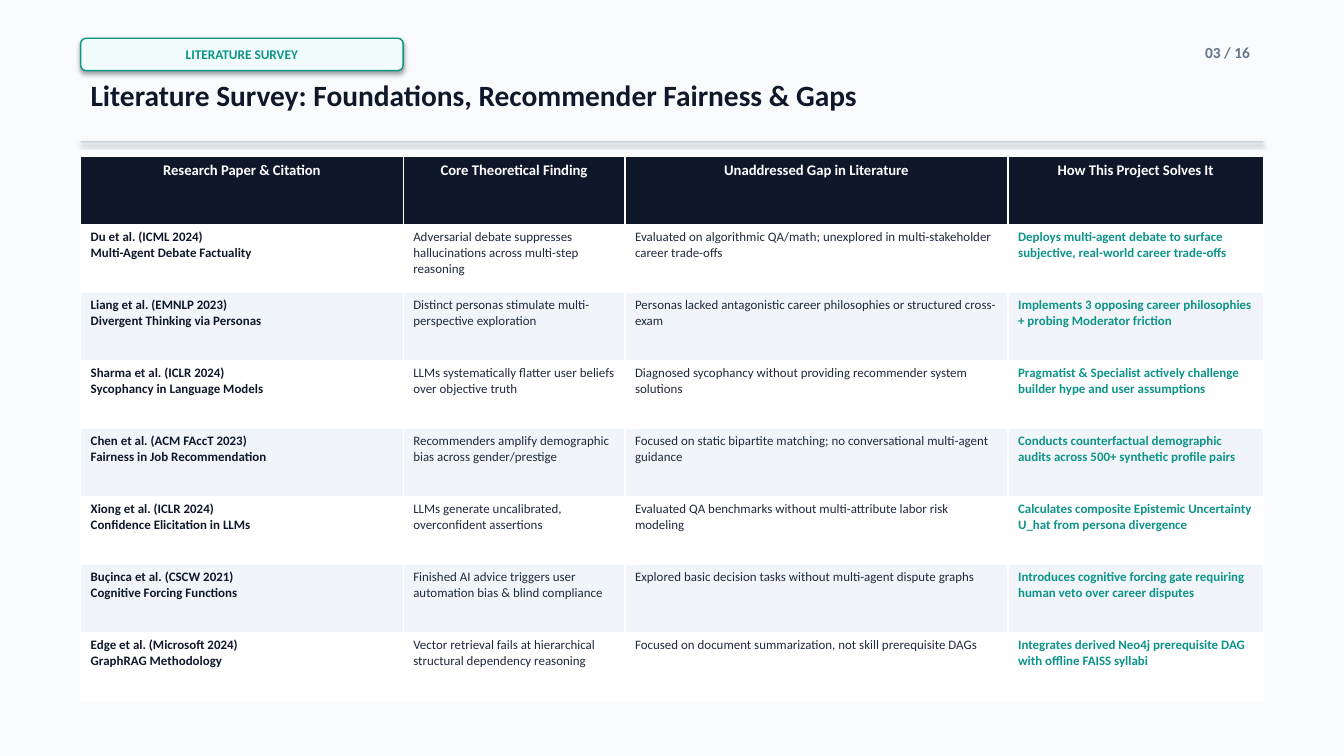
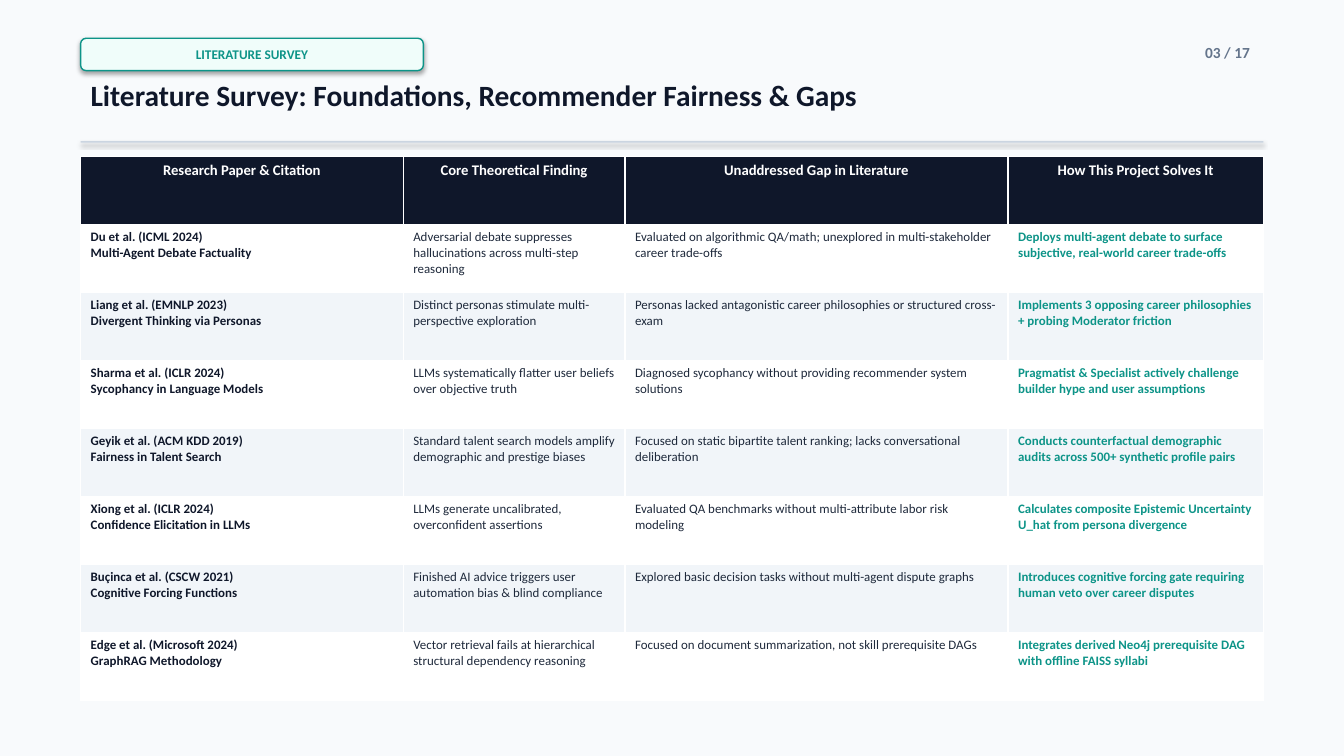
Before and after one commit to parth2024-tech/rai-project, a slide deck: slide 3 of Final_Presentation.pptx. Drawn at 1344x756 pixels with LibreOffice and Linux fonts; fonts in the diff are those of the drawing. Boxes give left, top, right and bottom in pixels: in the first picture for what was removed or moved away, otherwise in the second. Text is boxed around its words. In the diff, an @@ line names an element or a change of style, - is before the commit and + after.

```diff
--- a/Final_Presentation.pptx
+++ b/Final_Presentation.pptx
@@ rounded rectangle "LITERATURE SURVEY": place and size @@
-rounded rectangle "LITERATURE SURVEY" at box(81, 38, 403, 71)
+rounded rectangle "LITERATURE SURVEY" at box(81, 38, 423, 71)
@@ text at box(1205, 48, 1250, 58): text changed @@
-03 / 16
+03 / 17
@@ table at box(81, 156, 1263, 701) @@
-row 5: Chen et al. (ACM FAccT 2023) Fairness in Job Recommendation | Recommenders amplify demographic bias across gender/prestige | Focused on static bipartite matching; no conversational multi-agent guidance | Conducts counterfactual demographic audits across 500+ synthetic profile pairs
+row 5: Geyik et al. (ACM KDD 2019) Fairness in Talent Search | Standard talent search models amplify demographic and prestige biases | Focused on static bipartite talent ranking; lacks conversational deliberation | Conducts counterfactual demographic audits across 500+ synthetic profile pairs
```
Also in this commit, not shown: 14 other slides changed, 2 slides added, 1 slide removed, 4 other files.
